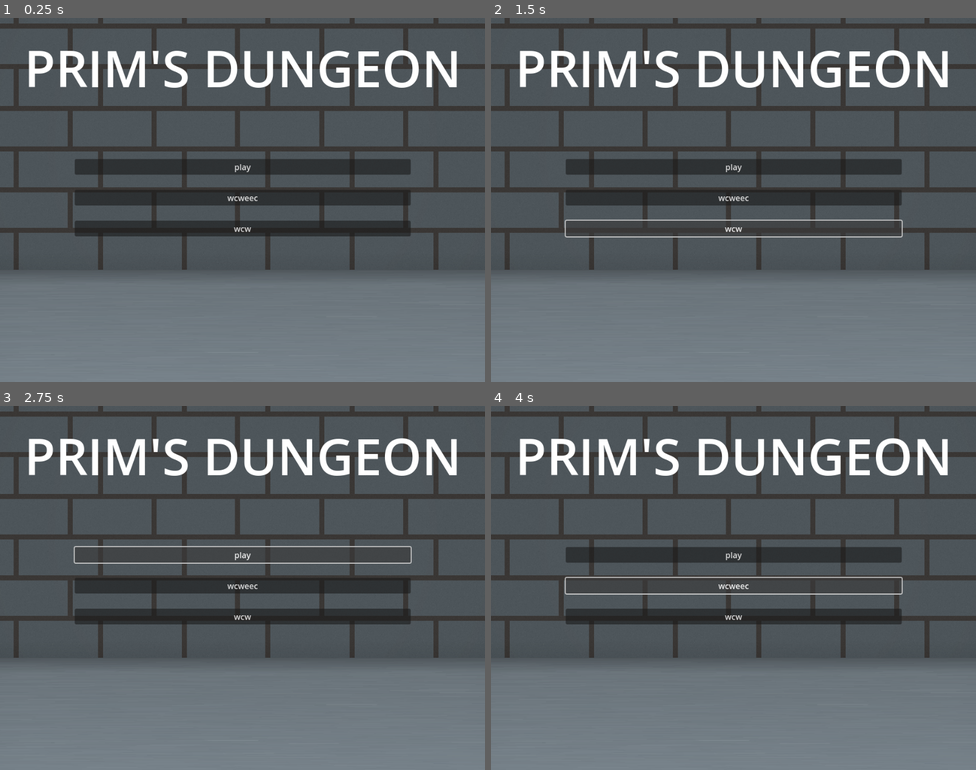
Above: before the commit, frames 1-4 (two rows, left to right).
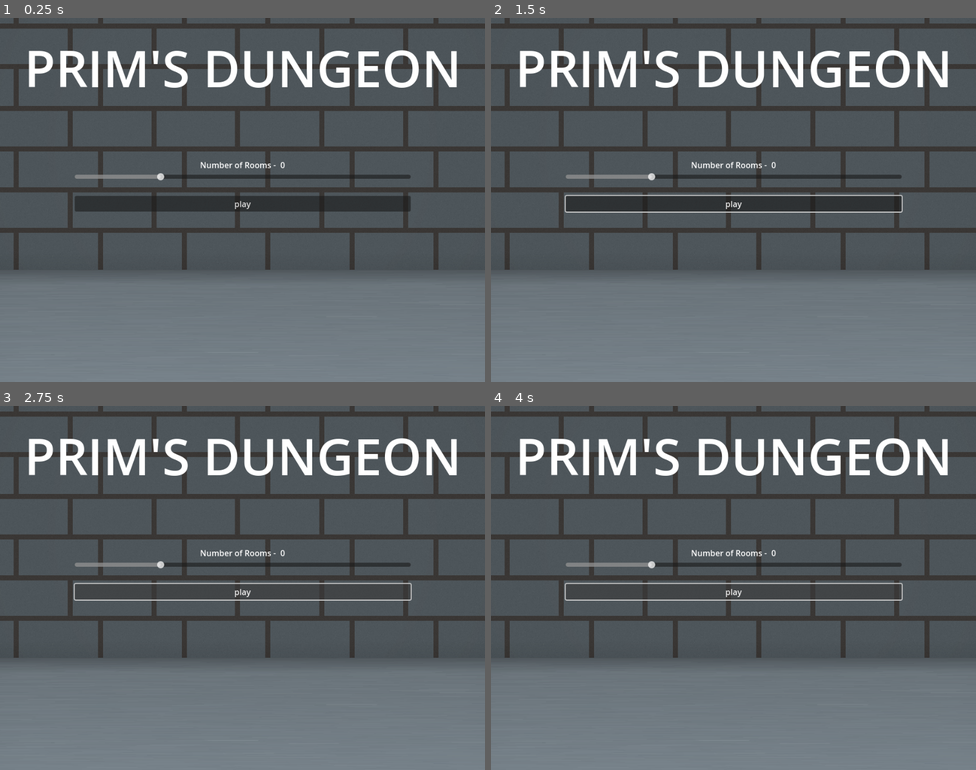
Above: after the commit, the same moments.

Repository: DasParijat/Prims-Dungeon
Game: Godot game, scene res://Home Menu/home_menu.tscn
Same seed, same stepped clock (60 frames per second), same inputs: the game is played once before the commit and once after it. This scene is started directly instead of the project's main scene.
Inputs (mouse positions are in pixels of both pictures, inside the frame that each line leads up to):
- Up to frame 1 (0.25 s): no input
- Up to frame 2 (1.5 s): click (733, 196) at 0.5 s, where only the run before the commit has a clickable "wcweec"; click (733, 229) at 1.25 s, where only the run before the commit has a clickable "wcw"
- Up to frame 3 (2.75 s): click "play" at 2 s
- Up to frame 4 (4 s): click "play" at 2.75 s; click (733, 584) at 3.5 s, where only the run before the commit has a clickable "wcweec"

The runs differ from the first frame. In frame 1, 7.2% of the frame differs, in the area x 15-85%, y 38-60%; in frame 2, 6.1%; in frame 3, 4.4%; in frame 4, 6.7%.

Commit message:
Created menu slider for num of rooms

Diff:
--- /dev/null
+++ b/Home Menu/Room Slider/menu_slider_option.gd
@@ -0,0 +1,12 @@
+class_name MenuSliderOption
+extends Control
+
+@export var NAME : String
+@export var RANGE : Range
+
+@onready var slider_name_label : Label = $"HBoxContainer/Slider Name"
+@onready var slider_value_label : Label = $"HBoxContainer/Slider Value"
+
+
+func _ready() -> void:
+	slider_name_label.text = NAME
--- /dev/null
+++ b/Home Menu/Room Slider/menu_slider_option.tscn
@@ -0,0 +1,20 @@
+[gd_scene load_steps=2 format=3 uid="uid://texi0kd634p6"]
+
+[ext_resource type="Script" path="res://Home Menu/Room Slider/menu_slider_option.gd" id="1_k3ed5"]
+
+[node name="menu_slider_option" type="VBoxContainer"]
+script = ExtResource("1_k3ed5")
+
+[node name="HBoxContainer" type="HBoxContainer" parent="."]
+layout_mode = 2
+alignment = 1
+
+[node name="Slider Name" type="Label" parent="HBoxContainer"]
+layout_mode = 2
+text = "Room Number - "
+horizontal_alignment = 1
+
+[node name="Slider Value" type="Label" parent="HBoxContainer"]
+layout_mode = 2
+text = "0"
+horizontal_alignment = 1
--- a/Home Menu/home_menu.tscn
+++ b/Home Menu/home_menu.tscn
@@ -1,7 +1,8 @@
-[gd_scene load_steps=5 format=3 uid="uid://bhmlycafuc6t8"]
+[gd_scene load_steps=6 format=3 uid="uid://bhmlycafuc6t8"]
 
 [ext_resource type="Script" path="res://Home Menu/home_menu.gd" id="1_mwd20"]
 [ext_resource type="Texture2D" uid="uid://bxr5f1evya50u" path="res://Assets/Images/Room/DungeonRoomBackground.png" id="1_pfbx8"]
+[ext_resource type="PackedScene" uid="uid://texi0kd634p6" path="res://Home Menu/Room Slider/menu_slider_option.tscn" id="3_cllnv"]
 
 [sub_resource type="SystemFont" id="SystemFont_4h1jj"]
 font_names = PackedStringArray("Cascadia Mono")
@@ -58,14 +59,17 @@
 layout_mode = 2
 theme_override_constants/separation = 30
 
-[node name="Button" type="Button" parent="MarginContainer/VSplitContainer/MarginContainer/VBoxContainer"]
+[node name="RoomSlider" parent="MarginContainer/VSplitContainer/MarginContainer/VBoxContainer" node_paths=PackedStringArray("RANGE") instance=ExtResource("3_cllnv")]
+layout_mode = 2
+NAME = "Number of Rooms - "
+RANGE = NodePath("HSlider")
+
+[node name="HSlider" type="HSlider" parent="MarginContainer/VSplitContainer/MarginContainer/VBoxContainer/RoomSlider"]
+layout_mode = 2
+min_value = 5.0
+max_value = 25.0
+value = 10.0
+
+[node name="PlayButton" type="Button" parent="MarginContainer/VSplitContainer/MarginContainer/VBoxContainer"]
 layout_mode = 2
 text = "play"
-
-[node name="Button2" type="Button" parent="MarginContainer/VSplitContainer/MarginContainer/VBoxContainer"]
-layout_mode = 2
-text = "wcweec"
-
-[node name="Button3" type="Button" parent="MarginContainer/VSplitContainer/MarginContainer/VBoxContainer"]
-layout_mode = 2
-text = "wcw"
